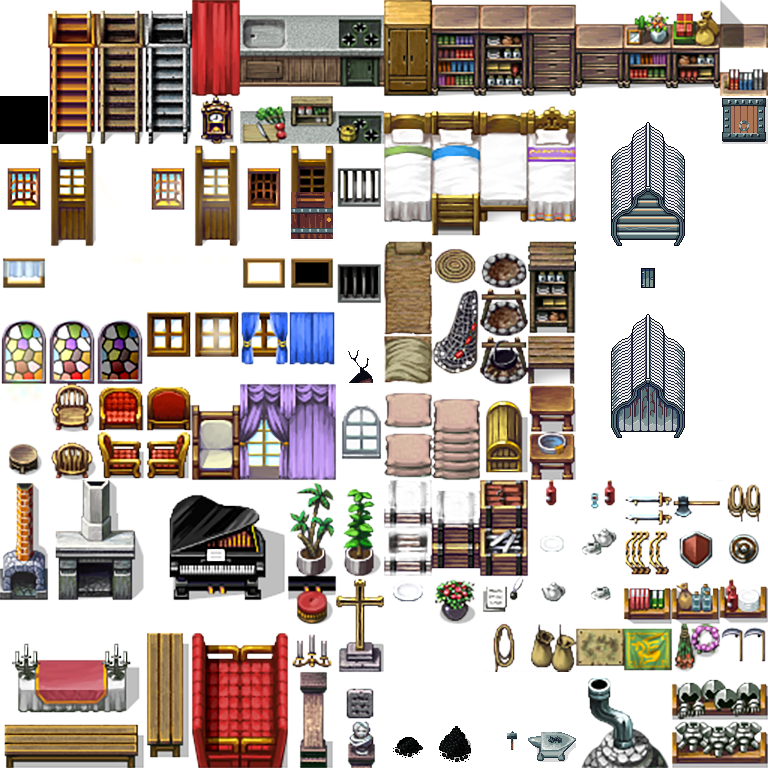
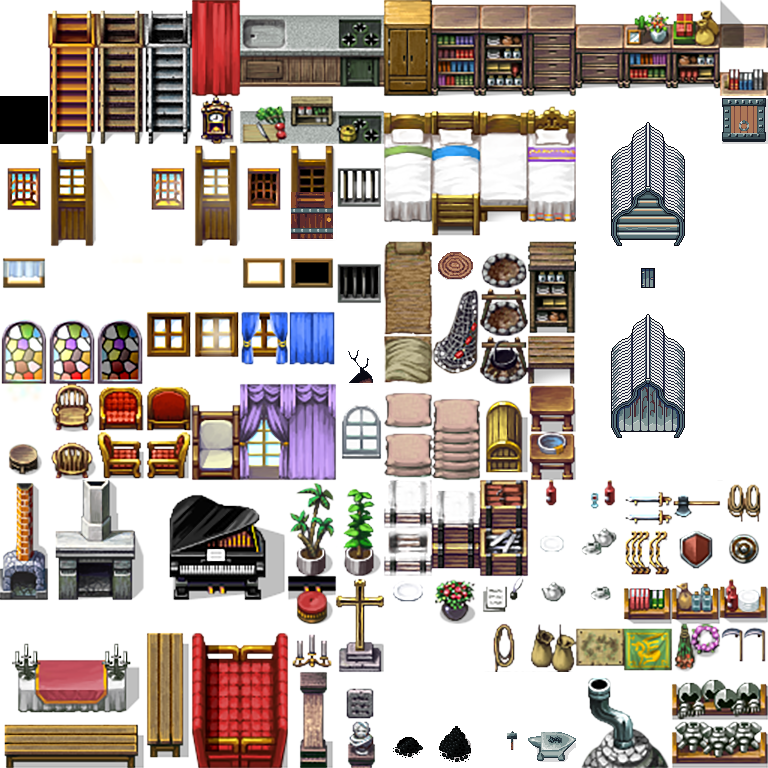
Before/after of a (768, 768) layered artwork. What changed in the layer stack:
added layer "Rope" above "Layer 1" over [438, 252, 473, 280]
painted on "Layer 1" over [432, 242, 476, 288]